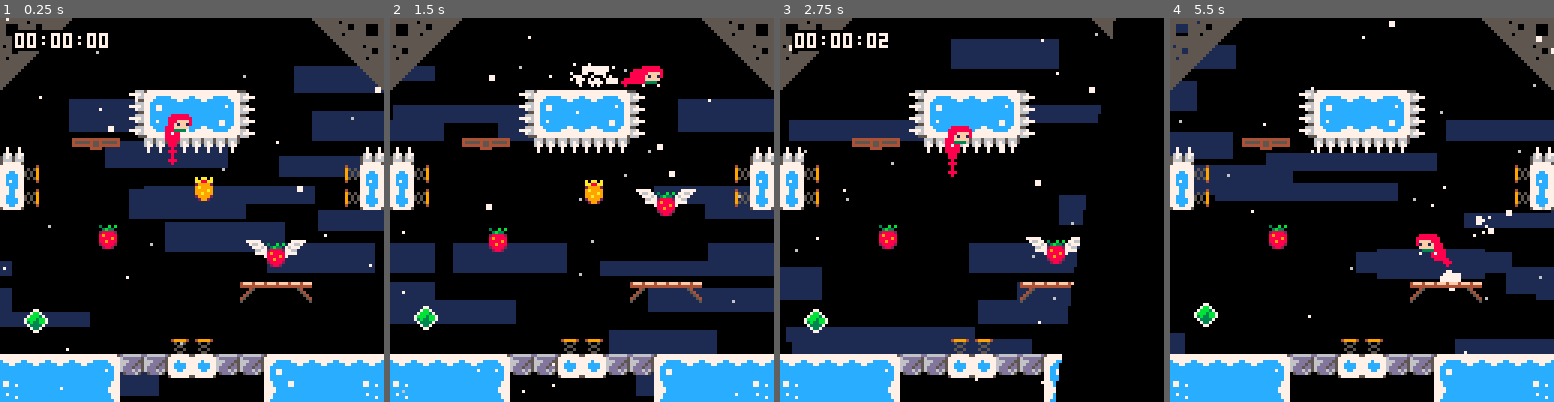
Above: before the commit, frames 1-4 (left to right).
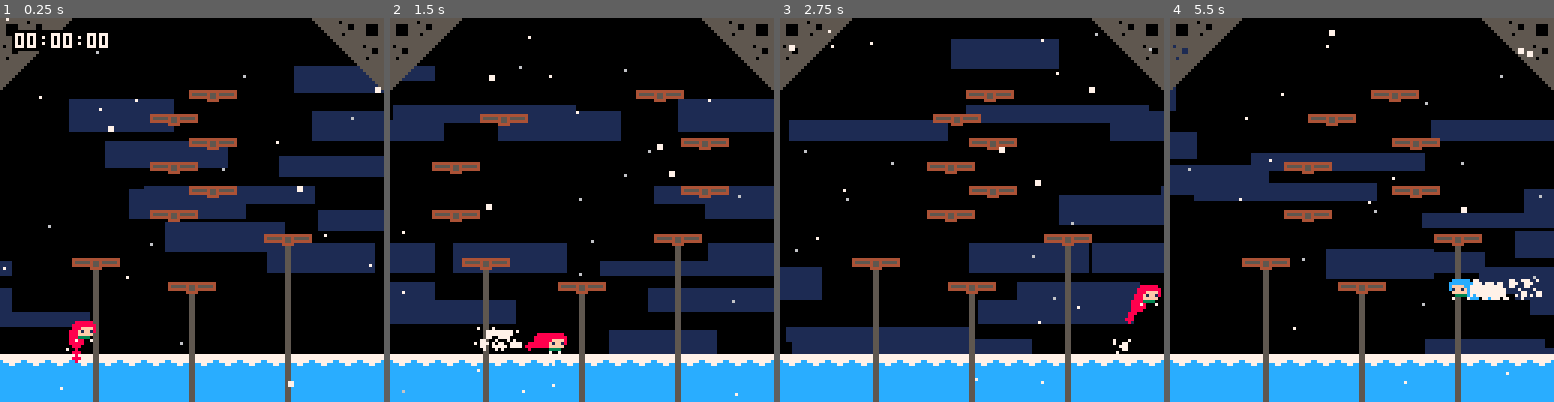
Above: after the commit, the same moments.

Repository: CelesteClassic/newleste.p8
Game: PICO-8 cartridge resort.p8
Same seed, same stepped clock (60 frames per second), same inputs: the game is played once before the commit and once after it.
Inputs:
- Up to frame 1 (0.25 s): no input
- Up to frame 2 (1.5 s): tap X (X key) at 0.33, 1.07 s; tap O (Z key) at 0.7 s
- Up to frame 3 (2.75 s): hold Right 1.6-2.1 s; tap O (Z key) at 1.7, 2.1, 2.5 s; tap X (X key) at 1.85 s; hold Up 2.15-2.42 s; hold Right from 2.47 s (still down)
- Up to frame 4 (5.5 s): tap O (Z key) every 0.4 s from 2.9 to 5.3 s; tap X (X key) at 2.97, 4.08, 5.2 s; release Right at 3.03 s; hold Left 3.08-3.58 s; hold Down 3.63-3.97 s; hold Right 4.02-4.68 s; hold Up 4.73-5.03 s; hold Left from 5.08 s (still down)

The runs differ from the first frame. In frame 1, 17% of the frame differs, in the area x 0-100%, y 18-100%; in frame 2, 19%; in frame 3, 28%, in the area x 0-100%, y 0-100%; in frame 4, 24%.

Commit message:
Added horizontally moving platforms. Minor updates to sinking platforms.

Diff:
--- a/resort.p8
+++ b/resort.p8
@@ -1,5 +1,5 @@
 pico-8 cartridge // http://www.pico-8.com
-version 29
+version 30
 __lua__
 --newleste.p8 base cart
 
@@ -96,8 +96,8 @@
 
     -- spike collision / bottom death
     if spikes_at(this.left(),this.top(),this.right(),this.bottom(),this.spd.x,this.spd.y) or
-	   this.y>lvl_ph then
-	    kill_player(this)
+       this.y>lvl_ph then
+        kill_player(this)
     end
 
     -- on ground checks
@@ -259,9 +259,9 @@
       btn(⬆️) and 7 or -- look up
       1+(this.spd.x~=0 and h_input~=0 and this.spr_off%4 or 0) -- walk or stand
 
-   	--move camera to player
-   	--this must be before next_level
-   	--to avoid loading jank
+    --move camera to player
+    --this must be before next_level
+    --to avoid loading jank
     move_camera(this)
 
     -- exit level off the top (except summit)
@@ -275,10 +275,10 @@
 
   draw=function(this)
     -- clamp in screen
-  	if this.x<-1 or this.x>lvl_pw-7 then
-   		this.x=clamp(this.x,-1,lvl_pw-7)
-   		this.spd.x=0
-  	end
+    if this.x<-1 or this.x>lvl_pw-7 then
+        this.x=clamp(this.x,-1,lvl_pw-7)
+        this.spd.x=0
+    end
     -- draw player hair and sprite
     set_hair_color(this.djump)
     draw_hair(this,this.flip.x and -1 or 1)
@@ -320,8 +320,8 @@
     this.spr=3
     this.target=this.y
     this.y=min(this.y+48,lvl_ph)
-		cam_x=clamp(this.x,64,lvl_pw-64)
-		cam_y=clamp(this.y,64,lvl_ph-64)
+        cam_x=clamp(this.x,64,lvl_pw-64)
+        cam_y=clamp(this.y,64,lvl_ph-64)
     this.spd.y=-4
     this.state=0
     this.delay=0
@@ -385,76 +385,164 @@
 }
 
 spring={
-	init=function(this)
-		this.dy,this.delay=0,0
-	end,
-	update=function(this)
-		local hit=this.player_here()
-		if this.delay>0 then
-			this.delay-=1
-		elseif hit then
-			hit.y,hit.spd.y,hit.dash_time,hit.dash_effect_time,this.dy,this.delay,hit.djump=this.y-4,-3,0,0,4,10,max_djump
-			hit.spd.x*=0.2
-			psfx(14)
-		end
-	this.dy*=0.75
-	end,
-	draw=function(this)
-		local dy=flr(this.dy)
-		sspr(72,0,8,8-dy,this.x,this.y+dy)
-	end
+    init=function(this)
+        this.dy,this.delay=0,0
+    end,
+    update=function(this)
+        local hit=this.player_here()
+        if this.delay>0 then
+            this.delay-=1
+        elseif hit then
+            hit.y,hit.spd.y,hit.dash_time,hit.dash_effect_time,this.dy,this.delay,hit.djump=this.y-4,-3,0,0,4,10,max_djump
+            hit.spd.x*=0.2
+            psfx(14)
+        end
+    this.dy*=0.75
+    end,
+    draw=function(this)
+        local dy=flr(this.dy)
+        sspr(72,0,8,8-dy,this.x,this.y+dy)
+    end
 }
 
 -- <sinking platform> --
+
+--seems to work fine, excluding the visual issue to be rectified by the introduction of layering
+
 sinking_platform = {
-	init=function(this)
-		this.start=this.y
-		this.hitbox=rectangle(0,0,16,0)
-		this.semisolid_obj=true
-    this.rise_timer = 0
-	end,
-	update=function(this)
-		local hit=this.check(player,0,-1)
+  init=function(this)
+      this.start=this.y
+      this.hitbox=rectangle(0,0,16,0)
+      this.semisolid_obj=true
+  this.rise_timer = 0
+  end,
+  update=function(this)
+    local hit=this.check(player,0,-1)
     if hit then
-      this.rise_timer = 2
-      this.spd.y = appr(this.spd.y, btn(3) and 2 or 1, 0.5)
+      if hit.spd.y>=0 then
+        this.rise_timer = 2
+        this.spd.y = appr(this.spd.y, btn(3) and 2 or 1, 0.5)
+      end
     elseif this.rise_timer > 0 then
       this.rise_timer -= 1
-      this.spd.y = appr(this.spd.y, 1.8, 0.8)
+      this.spd.y = appr(this.spd.y, 1.5, 0.8)
     else
       this.spd.y = appr(this.spd.y, -2, 0.2)
     end
-
-		if this.y<=this.start and not hit then
+    if this.y<=this.start and not hit then
       this.spd.y=0
       this.y = this.start
     end
-	end,
-
-	draw=function(this)
-		spr(29,this.x,this.y,2,1)
-		--add a line or two here to draw the tracks going down
-	end
-
+  end,
+
+  draw=function(this)
+    rectfill(this.x+7,this.start+4,this.x+8,this.start+123,5) --tracks extending downwards from top position
+    spr(29,this.x,this.y,2,1)
+  end
 }
 -- </sinking platform> --
 
+-- <moving platform> --
+
+--appears to be working fine, excluding the hitbox issue
+
+moving_platform = {
+  init=function(this)
+    if this.spr==46 then
+      this.x-=8
+    end
+    this.start_x,this.start_y=this.x,this.y
+    this.hitbox=rectangle(-1,0,17,0) --hitbox too wide, but left and right moving platforms go out of sync otherwise. I have no idea why
+    this.semisolid_obj=true
+    this.direction = this.spr==45 and 1 or -1
+    this.changing=false
+    this.first=16
+  end,
+
+  update=function(this)
+
+    --horizontal movement
+
+    this.spd.x = appr(this.spd.x,this.direction,0.5)
+    local t_hit=this.check(platform_end,-1,0) or this.check(platform_end,1,0) --collision to check
+    if this.first<=0 then
+      if this.spr==45 then
+        this.at_start = this.x<=this.start_x
+      else
+        this.at_start = this.x>=this.start_x
+      end
+      if this.at_start then
+        this.x=this.start_x
+      end
+    end
+    if t_hit and not this.changing then
+      if this.spr==45 then
+        this.x=t_hit.x-16
+      else
+        this.x=t_hit.x+8
+      end
+    end
+    if t_hit or this.at_start then
+      if not this.changing then
+        this.changing=true
+        this.direction*=-1
+      end
+    else
+      this.changing=false
+    end
+    if this.first>0 then
+      this.first-=1
+    end
+
+    --interaction with player
+
+    local hit=this.check(player,0,-1)
+    if hit and this.y<this.start_y+2 then
+      if hit.spd.y>=0 then
+        this.spd.y = 1
+      end
+    elseif not hit and this.y>this.start_y then
+      this.spd.y = -1
+    else
+      this.spd.y=0
+    end
+  end,
+
+  draw=function(this)
+    spr(45,this.x,this.y,2,1)
+  end
+}
+
+platform_end = {
+  init=function(this)
+    this.hitbox=rectangle(0,-1,8,8) --hitbox to check
+  end,
+
+  --empty draw function to prevent sprite being drawn
+
+  draw=function(this)
+  end
+}
+
+
+-- </moving platform> --
+
 side_spring={
-	init=function(this)
-		this.dx,this.dir=0,this.is_solid(-1,0) and 1 or -1
-	end,
-	update=function(this)
-		local hit=this.player_here()
-		if hit then
-			hit.x,hit.spd.x,hit.spd.y,hit.dash_time,hit.dash_effect_time,this.dx,hit.djump=this.x+this.dir*4,this.dir*3,-1.5,0,0,4,max_djump
-			psfx(14)
-		end
-		this.dx*=0.75
-	end,
-	draw=function(this)
-		local dx=flr(this.dx)
-		sspr(64,0,8-dx,8,this.x+dx*(this.dir-1)/-2,this.y,8-dx,8,this.dir==1)
-	end
+    init=function(this)
+        this.dx,this.dir=0,this.is_solid(-1,0) and 1 or -1
+    end,
+    update=function(this)
+        local hit=this.player_here()
+        if hit then
+            hit.x,hit.spd.x,hit.spd.y,hit.dash_time,hit.dash_effect_time,this.dx,hit.djump=this.x+this.dir*4,this.dir*3,-1.5,0,0,4,max_djump
+            psfx(14)
+        end
+        this.dx*=0.75
+    end,
+    draw=function(this)
+        local dx=flr(this.dx)
+        sspr(64,0,8-dx,8,this.x+dx*(this.dir-1)/-2,this.y,8-dx,8,this.dir==1)
+    end
 }
 
 
@@ -680,7 +768,10 @@
   [12]=fly_fruit,
   [15]=refill,
   [23]=fall_floor,
-  [29]=sinking_platform
+  [29]=sinking_platform,
+  [45]=moving_platform,
+  [46]=moving_platform,
+  [47]=platform_end
 }
 
 -- [object functions]
@@ -864,11 +955,11 @@
 
   --reset camera speed
   cam_spdx=0
-	cam_spdy=0
+    cam_spdy=0
 
   local diff_room=lvl_id~=lvl
 
-		--set level index
+        --set level index
   lvl_id=lvl
 
   --set level globals
@@ -885,12 +976,12 @@
 
   --chcek for hex mapdata
   if diff_room and get_data() then
-  	--replace old rooms with data
-  	for i=0,tbl[3]-1 do
+    --replace old rooms with data
+    for i=0,tbl[3]-1 do
       for j=0,tbl[4]-1 do
         replace_room(lvl_x+i,lvl_y+j,get_data()[i*tbl[4]+j+1])
       end
-  	end
+    end
   end
 
   -- entities
@@ -937,7 +1028,7 @@
 
   -- restart (soon)
   if delay_restart>0 then
-  	cam_spdx,cam_spdy=0,0
+    cam_spdx,cam_spdy=0,0
     delay_restart-=1
     if delay_restart==0 then
     -- <fruitrain> --
@@ -971,7 +1062,7 @@
   -- reset all palette values
   pal()
 
-	--set cam draw position
+    --set cam draw position
   local camx=round(cam_x)-64
   local camy=round(cam_y)-64
   camera(camx,camy)
@@ -993,13 +1084,13 @@
     end
   end)
 
-		-- draw bg terrain
+  -- draw bg terrain
   map(xtiles,ytiles,0,0,lvl_w,lvl_h,4)
 
   -- draw terrain
   map(xtiles,ytiles,0,0,lvl_w,lvl_h,2)
 
-  -- draw objects
+  -- draw objects - this has been moved above draw terrain
   foreach(objects, draw_object)
 
   -- draw platforms
@@ -1015,9 +1106,9 @@
     if p.x>132 then
       p.x=-4
       p.y=rnd128()
-   	elseif p.x<-4 then
-     	p.x=128
-     	p.y=rnd128()
+    elseif p.x<-4 then
+        p.x=128
+        p.y=rnd128()
     end
   end)
 
@@ -1034,10 +1125,10 @@
 
   -- draw time
   if ui_timer>=-30 then
-  	if ui_timer<0 then
-  		draw_time(camx+4,camy+4)
-  	end
-  	ui_timer-=1
+    if ui_timer<0 then
+        draw_time(camx+4,camy+4)
+    end
+    ui_timer-=1
   end
 
   -- <transition>
@@ -1152,7 +1243,7 @@
 --strings follow this format:
 --"x,y,w,h"
 levels={
-	"0,0,1,1",
+    "0,0,1,1",
   "1,0,3,1"
 }
 
@@ -1162,11 +1253,11 @@
 }
 
 function get_lvl()
-	return split(levels[lvl_id])
+    return split(levels[lvl_id])
 end
 
 function get_data()
-	return split(mapdata[lvl_id],",",false)
+    return split(mapdata[lvl_id],",",false)
 end
 
 --not using tables to conserve tokens
@@ -1256,10 +1347,10 @@
 067706770000000066700000000777764500000000000000000000546ddd6d656ddd7d656d500565077777700000077000000000000000000000000000000000
 5676567600000000677770000000076650000000000000000000000505ddd65005d5d65005505650070777000007077007000070000000000000000000000000
 56665666000000006660000000000055000000000000000000000000000000000000000000000000000000007000000000000000000000000000000000000000
-5777777557777777777777777777777577cccccccccccccccccccc77577777755555555555555555555555555555555500000000000000000000000000000000
-77777777777777777777777777777777777cccccccccccccccccc777777777775555555555555550055555555555555500000000000000000000000000000000
-777c77777777ccccc777777ccccc7777777cccccccccccccccccc777777777775555555555555500005555555500005500000000000000000000000000000000
-77cccc77777cccccccc77cccccccc7777777cccccccccccccccc7777777cc7775555555555555000000555555500005500000000000000000000000000000000
+5777777557777777777777777777777577cccccccccccccccccccc77577777755555555555555555555555555555555500000000444444444444444440000004
+77777777777777777777777777777777777cccccccccccccccccc777777777775555555555555550055555555555555500000000455555455455555444444444
+777c77777777ccccc777777ccccc7777777cccccccccccccccccc777777777775555555555555500005555555500005500000000444444455444444444444444
+77cccc77777cccccccc77cccccccc7777777cccccccccccccccc7777777cc7775555555555555000000555555500005500000000000000444400000040000004
 77cccc7777cccccccccccccccccccc777777cccccccccccccccc777777cccc775555555555550000000055555500005555555555000000000000000000000000
 777cc77777cc77ccccccccccccc7cc77777cccccccccccccccccc77777cccc775555555555500000000005555500005555555555000000000000000000000000
 7777777777cc77cccccccccccccccc77777cccccccccccccccccc77777c7cc775555555555000000000000555555555555555555000000000000000000000000
@@ -1408,124 +1499,124 @@
 __map__
 2b3b29000000000000000000002a3b2b00000000000000000000000000000000000000000000000000000000000000000000000000000000000000000000000000000000000000000000000000000000000000000000000000000000000000000000000000000000000000000000000000000000000000000000000000000000
 3b290000000000000000000000002a3b00000000000000000000000000000000000000000000000000000000000000000000000000000000000000000000000000000000000000000000000000000000000000000000000000000000000000000000000000000000000000000000000000000000000000000000000000000000
-2900000000000001000000000000002a00000000000000000000000000000000000000000000000000000000000000000000000000000000000000000000000000000000000000000000000000000000000000000000000000000000000000000000000000000000000000000000000000000000000000000000000000000000
-0000000000132122222312000000000000000000000000000000000000000000000000000000000000000000000000000000000000000000000000000000000000000000000000000000000000000000000000000000000000000000000000000000000000000000000000000000000000000000000000000000000000000000
-0000000000133132323312000000000000000000000000000000000000000000000000000000000000000000000000000000000000000000000000000000000000000000000000000000000000000000000000000000000000000000000000000000000000000000000000000000000000000000000000000000000000000000
-1000001d00001111111100000000001000000000000000000000000000000000000000000000000000000000000000000000000000000000000000000000000000000000000000000000000000000000000000000000000000000000000000000000000000000000000000000000000000000000000000000000000000000000
-2708000000000000000000000000082700000000000000000000000000000000000000000000000000000000000000000000000000000000000000000000000000000000000000000000000000000000000000000000000000000000000000000000000000000000000000000000000000000000000000000000000000000000
-37080000000000000b0000000000083700000000000000000000000000000000000000000000000000000000000000000000000000000000000000000000000000000000000000000000000000000000000000000000000000000000000000000000000000000000000000000000000000000000000000000000000000000000
+2900000000000000000000000000002a00000000000000000000000000000000000000000000000000000000000000000000000000000000000000000000000000000000000000000000000000000000000000000000000000000000000000000000000000000000000000000000000000000000000000000000000000000000
+00002f000000002d00000000002f000000000000000000000000000000000000000000000000000000000000000000000000000000000000000000000000000000000000000000000000000000000000000000000000000000000000000000000000000000000000000000000000000000000000000000000000000000000000
+00002f00000000002e000000002f000000000000000000000000000000000000000000000000000000000000000000000000000000000000000000000000000000000000000000000000000000000000000000000000000000000000000000000000000000000000000000000000000000000000000000000000000000000000
+002f00000000002d0000000000002f0000000000000000000000000000000000000000000000000000000000000000000000000000000000000000000000000000000000000000000000000000000000000000000000000000000000000000000000000000000000000000000000000000000000000000000000000000000000
+002f0000000000002e00000000002f0000000000000000000000000000000000000000000000000000000000000000000000000000000000000000000000000000000000000000000000000000000000000000000000000000000000000000000000000000000000000000000000000000000000000000000000000000000000
+002f00000000002d0000000000002f0000000000000000000000000000000000000000000000000000000000000000000000000000000000000000000000000000000000000000000000000000000000000000000000000000000000000000000000000000000000000000000000000000000000000000000000000000000000
+002f0000000000002e00000000002f0000000000000000000000000000000000000000000000000000000000000000000000000000000000000000000000000000000000000000000000000000000000000000000000000000000000000000000000000000000000000000000000000000000000000000000000000000000000
+00000000000000000000001d0000000000000000000000000000000000000000000000000000000000000000000000000000000000000000000000000000000000000000000000000000000000000000000000000000000000000000000000000000000000000000000000000000000000000000000000000000000000000000
+0000001d000000000000000000000000000000000a0000000000000000000000000000000000000000000000000000000000000000000000000000000000000000000000000000000000000000000000000000000000000000000000000000000000000000000000000000000000000000000000000000000000000000000000
+000000000000001d000000000000000000000000000000000000000000000000000000000000000000000000000000000000000000000000000000000000000000000000000000000000000000000000000000000000000000000000000000000000000000000000000000000000000000000000000000000000000000000000
 0000000000000000000000000000000000000000000000000000000000000000000000000000000000000000000000000000000000000000000000000000000000000000000000000000000000000000000000000000000000000000000000000000000000000000000000000000000000000000000000000000000000000000
-000000000a0000000000000c0000000000000000000000000000000000000000000000000000000000000000000000000000000000000000000000000000000000000000000000000000000000000000000000000000000000000000000000000000000000000000000000000000000000000000000000000000000000000000
-00000000000000000000000000000000000000000a0000000000000000000000000000000000000000000000000000000000000000000000000000000000000000000000000000000000000000000000000000000000000000000000000000000000000000000000000000000000000000000000000000000000000000000000
-0000000000000000000014151600000000000000000000000000000000000000000000000000000000000000000000000000000000000000000000000000000000000000000000000000000000000000000000000000000000000000000000000000000000000000000000000000000000000000000000000000000000000000
-000f000000000000000000000000000000000000000000000000000000000000000000000000000000000000000000000000000000000000000000000000000000000000000000000000000000000000000000000000000000000000000000000000000000000000000000000000000000000000000000000000000000000000
-0000000000000009090000000000000001000000000000000000000000000000000000000000000000000000000000000000000000000000000000000000000000000000000000000000000000000000000000000000000000000000000000000000000000000000000000000000000000000000000000000000000000000000
-2222222223171720201717212222222223000000000000000000000000000000000000000000000000000000000000000000000000000000000000000000000000000000000000000000000000000000000000000000000000000000000000000000000000000000000000000000000000000000000000000000000000000000
-3825252526000000000000242525253826000000000000000000000000000000000000000000000000000000000000000000000000000000000000000000000000000000000000000000000000000000000000000000000000000000000000000000000000000000000000000000000000000000000000000000000000000000
-…(107 lines of a section not shown)…
+0000000100000000000000000000000001000000000000000000000000000000000000000000000000000000000000000000000000000000000000000000000000000000000000000000000000000000000000000000000000000000000000000000000000000000000000000000000000000000000000000000000000000000
+2222222222222222222222222222222223000000000000000000000000000000000000000000000000000000000000000000000000000000000000000000000000000000000000000000000000000000000000000000000000000000000000000000000000000000000000000000000000000000000000000000000000000000
+2525252525252525252525252525252526000000000000000000000000000000000000000000000000000000000000000000000000000000000000000000000000000000000000000000000000000000000000000000000000000000000000000000000000000000000000000000000000000000000000000000000000000000
+…(107 lines of a section not shown)…
